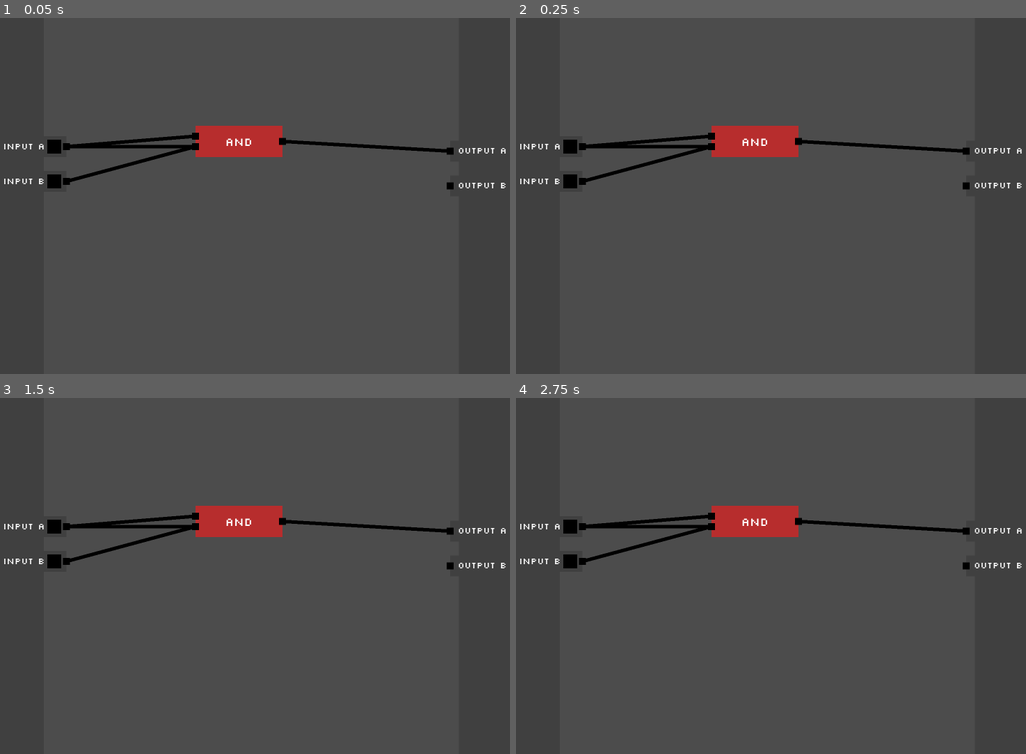
Above: before the commit, frames 1-4 (two rows, left to right).
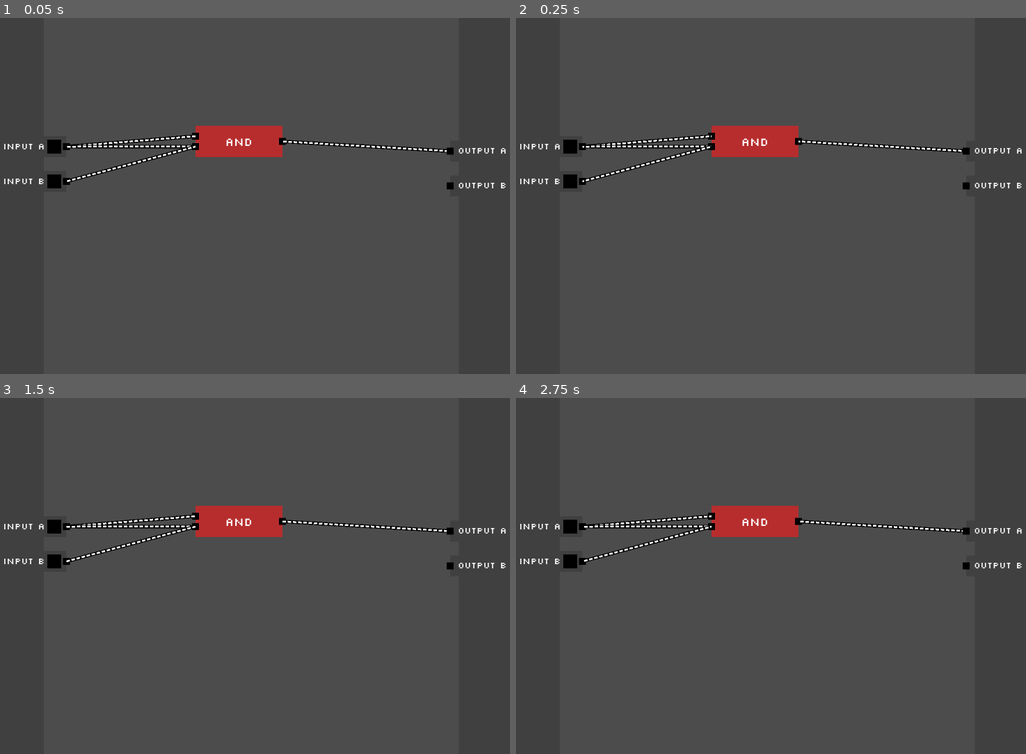
Above: after the commit, the same moments.

Repository: Banderi/LogicSim
Game: Godot game, scene res://scenes/main.tscn
The game is run twice, just before and just after one commit, with the same random seed, the same clock (stepped at 60 frames per second) and the same inputs.
Inputs (mouse positions are in pixels of both pictures, inside the frame that each line leads up to):
- Up to frame 1 (0.05 s): no input
- Up to frame 2 (0.25 s): no input
- Up to frame 3 (1.5 s): move the mouse to (372, 558) at 0.52 s; click (372, 558) at 0.67 s; move the mouse to (137, 593) at 1.27 s; click (137, 593) at 1.42 s
- Up to frame 4 (2.75 s): move the mouse to (822, 497) at 2.02 s; click (822, 497) at 2.17 s

The runs differ from the first frame. In frame 1, 0.5% of the frame differs, in the area x 13-88%, y 32-47%; in frame 2, 0.5%; in frame 3, 0.5%, in the area x 12-88%, y 33-47%; in frame 4, 0.5%.

Commit message:
Dashed line wire

Diff:
--- a/scenes/wire.tscn
+++ b/scenes/wire.tscn
@@ -6,3 +6,9 @@
 points = PoolVector2Array( 269.323, 430.43, 532.711, 608.137, 807.205, 230.509, 1170.55, 663.671 )
 default_color = Color( 0, 0, 0, 1 )
 script = ExtResource( 1 )
+
+[node name="Line2D2" type="Line2D" parent="."]
+visible = false
+points = PoolVector2Array( 269.323, 430.43, 532.711, 608.137, 807.205, 230.509, 1170.55, 663.671 )
+width = 5.0
+default_color = Color( 1, 0, 0, 1 )
--- a/scripts/wire.gd
+++ b/scripts/wire.gd
@@ -5,9 +5,56 @@
 var dest_circuit = null
 var dest_pin_slot = 0
 
+var speed = 40
+
+func draw_dashed_line(from, to, phase, color, width, dash_length = 5, gap = 2.5, antialiased = false):
+	var length = (to - from).length()
+	var normal = (to - from).normalized()
+	var dash_step = normal * dash_length
+
+	while phase > (dash_length + gap):
+		phase -= (dash_length + gap)
+
+#	if length < dash_length: #not long enough to dash
+#		draw_line(from, to, color, width, antialiased)
+#		return
+#
+#	else:
+	var draw_flag = true
+
+	# for each step...
+	for s in range(-1, (length/(dash_length + gap)) + 1):
+
+		# first, calculate linear values
+		var linear_start = s * (dash_length + gap) + phase
+		var linear_end = linear_start + dash_length
+
+		# then, get actual 2D positions
+		var segment_start = from + normal * min(length, max(0, linear_start))
+		var segment_end = from + normal * min(length, max(0, linear_end))
+
+		draw_line(segment_start, segment_end, color, width, antialiased)
+
 func _ready():
 	points = [
 		orig_pin.get_child(0).global_position + Vector2(10,10),
 		dest_pin.get_child(0).global_position + Vector2(10,10)
 	]
+#	get_child(0).points = [
+#		orig_pin.get_child(0).global_position + Vector2(10,10),
+#		dest_pin.get_child(0).global_position + Vector2(10,10)
+#	]
 	set_global_position(Vector2())
+
+var time = 0
+func _process(delta):
+	time += delta * speed
+
+	update()
+
+func _draw():
+#	draw_set_transform_matrix(transform.inverse())
+	draw_dashed_line(
+		orig_pin.get_child(0).global_position + Vector2(10,10),
+		dest_pin.get_child(0).global_position + Vector2(10,10),
+		time, Color(1, 1, 1, 1), 5, 10, 5, false)
